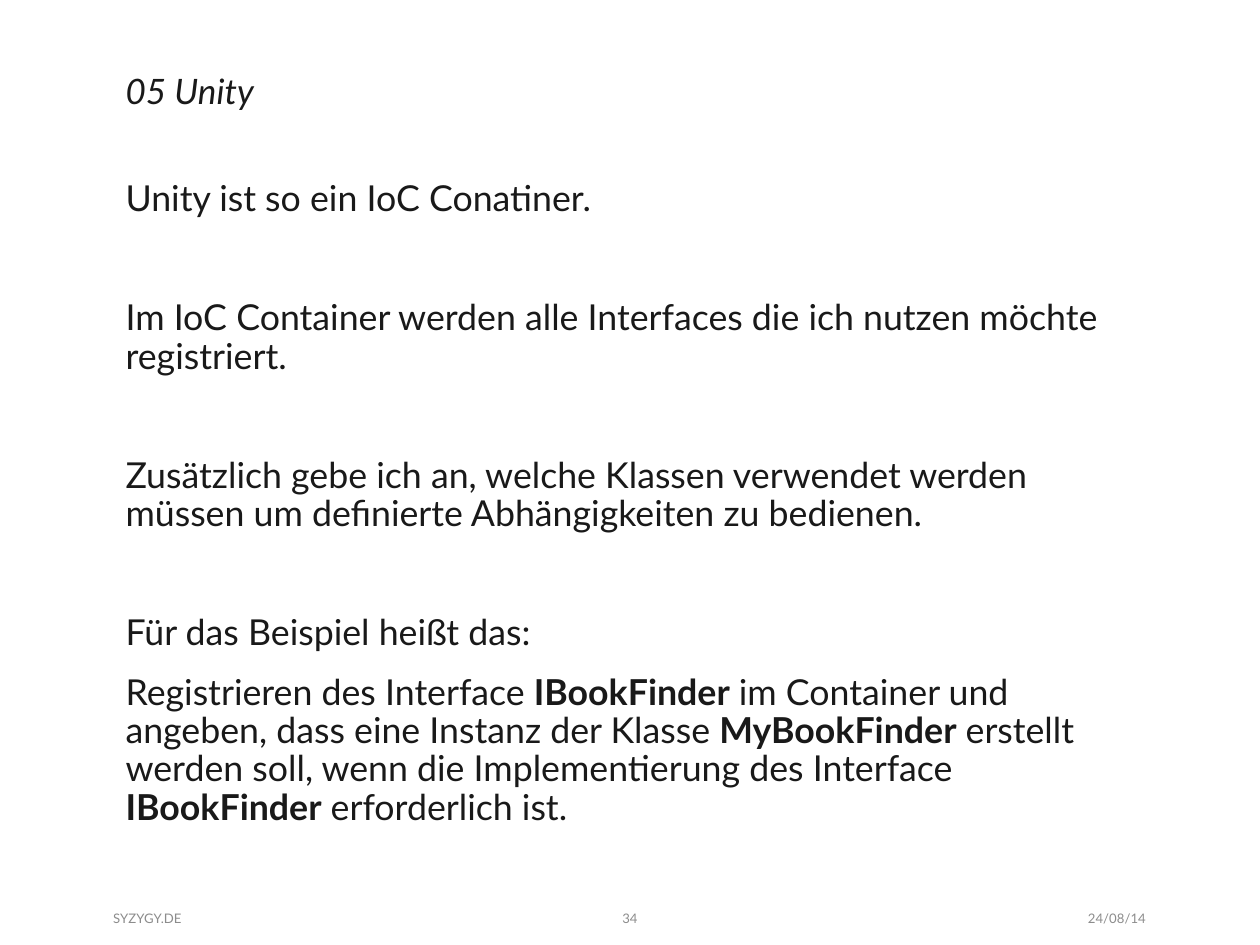
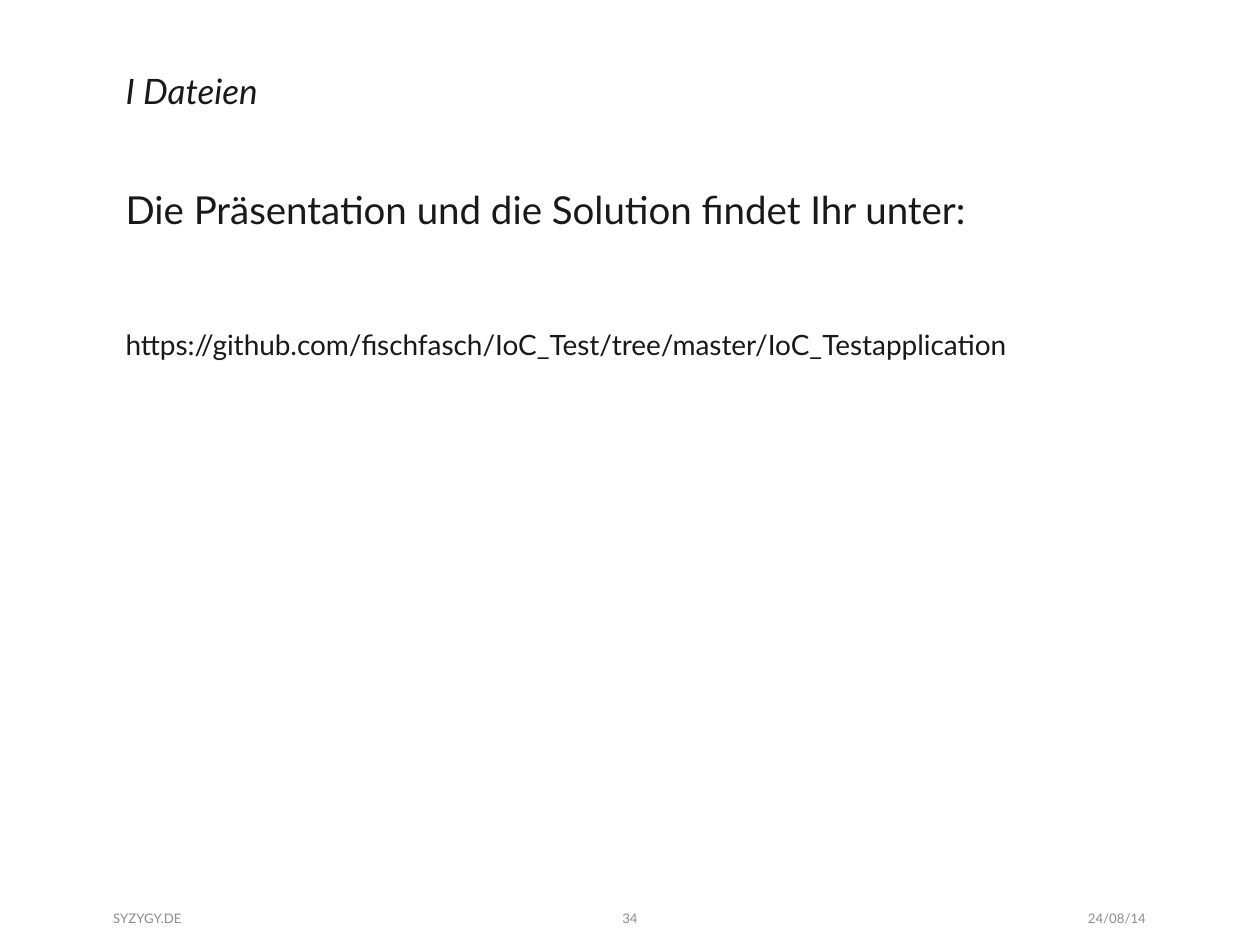
Before and after one commit to fischfasch/IoC_Test, a slide deck: slide 34 of IoC_Testapplication/ConsoleApplication1/_Files/Präsentation.pptx. Drawn at 1260x945 pixels with LibreOffice and Linux fonts; fonts in the diff are those of the drawing. Boxes give left, top, right and bottom in pixels: in the first picture for what was removed or moved away, otherwise in the second. Text is boxed around its words. In the diff, an @@ line names an element or a change of style, - is before the commit and + after.

Commit message:
Präsentation V2

```diff
--- a/IoC_Testapplication/ConsoleApplication1/_Files/Präsentation.pptx
+++ b/IoC_Testapplication/ConsoleApplication1/_Files/Präsentation.pptx
@@ text at (126, 78, 258, 105): text changed @@
-05 Unity
+I Dateien
@@ text at (126, 195, 1007, 360): text changed; size 20.4 to 16 pt @@
-Unity ist so ein IoC Conatiner.
-Im IoC Container werden alle Interfaces die ich nutzen möchte registriert.
-Zusätzlich gebe ich an, welche Klassen verwendet werden müssen um definierte Abhängigkeiten zu bedienen.
-Für das Beispiel heißt das:
-Registrieren des Interface IBookFinder im Container und angeben, dass eine Instanz der Klasse MyBookFinder erstellt werden soll, wenn die Implementierung des Interface IBookFinder erforderlich ist.
+Die Präsentation und die Solution findet Ihr unter:
+https://github.com/fischfasch/IoC_Test/tree/master/IoC_Testapplication
```
Also in this commit, not shown: 1 other slide changed.
